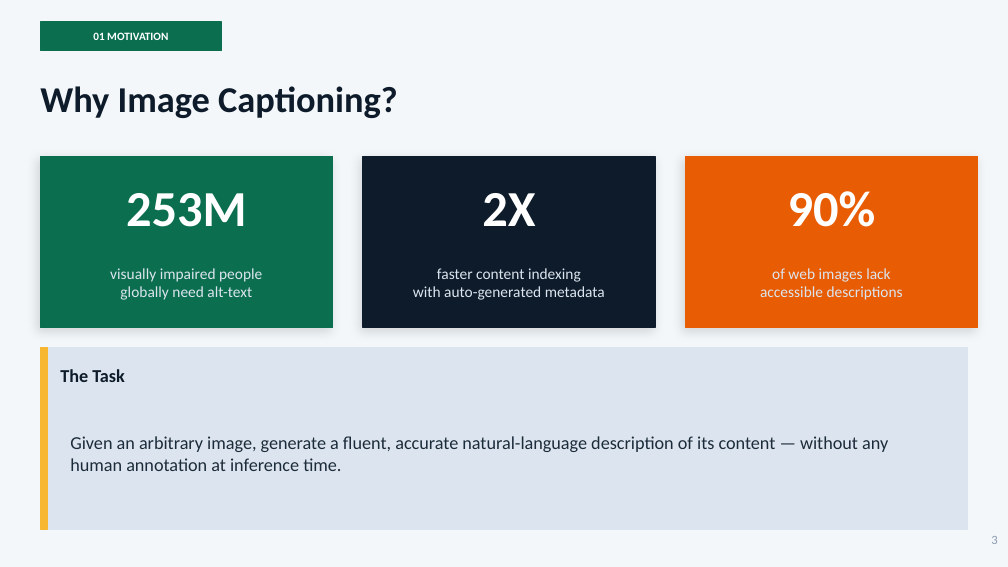
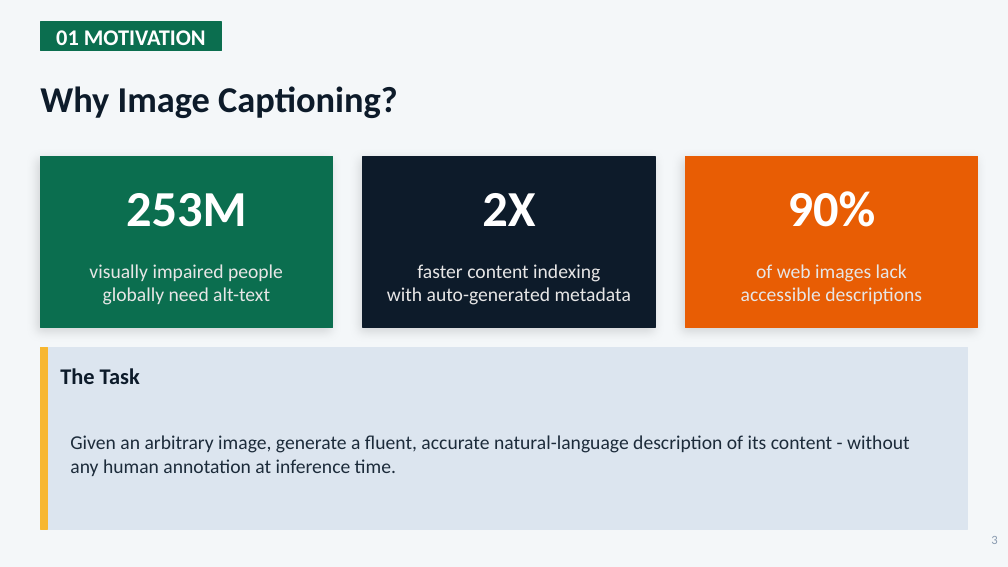
Before and after one commit to lequo-neu/Generative_Project, a slide deck: slide 3 of reports/Generative_Presentation_Group8.pptx. Drawn at 1008x567 pixels with LibreOffice and Linux fonts; fonts in the diff are those of the drawing. Boxes give left, top, right and bottom in pixels: in the first picture for what was removed or moved away, otherwise in the second. Text is boxed around its words. In the diff, an @@ line names an element or a change of style, - is before the commit and + after.

```diff
--- a/reports/Generative_Presentation_Group8.pptx
+++ b/reports/Generative_Presentation_Group8.pptx
@@ text "01 MOTIVATION" at [56, 30, 206, 45]: size 8 to 16 pt @@
@@ size 11 to 14 pt, text colour #DCE5EF to #E7E6E6 in 3 elements at [89, 264, 283, 305], [387, 264, 631, 305], [741, 264, 922, 304] @@
@@ text "The Task" at [60, 368, 140, 384]: size 13 to 16 pt @@
@@ text at [70, 435, 910, 476]: text changed; size 13 to 14 pt @@
-Given an arbitrary image, generate a fluent, accurate natural-language description of its content — without any human annotation at inference time.
+Given an arbitrary image, generate a fluent, accurate natural-language description of its content - without any human annotation at inference time.
```
Also in this commit, not shown: 14 other slides changed, 4 other files.
